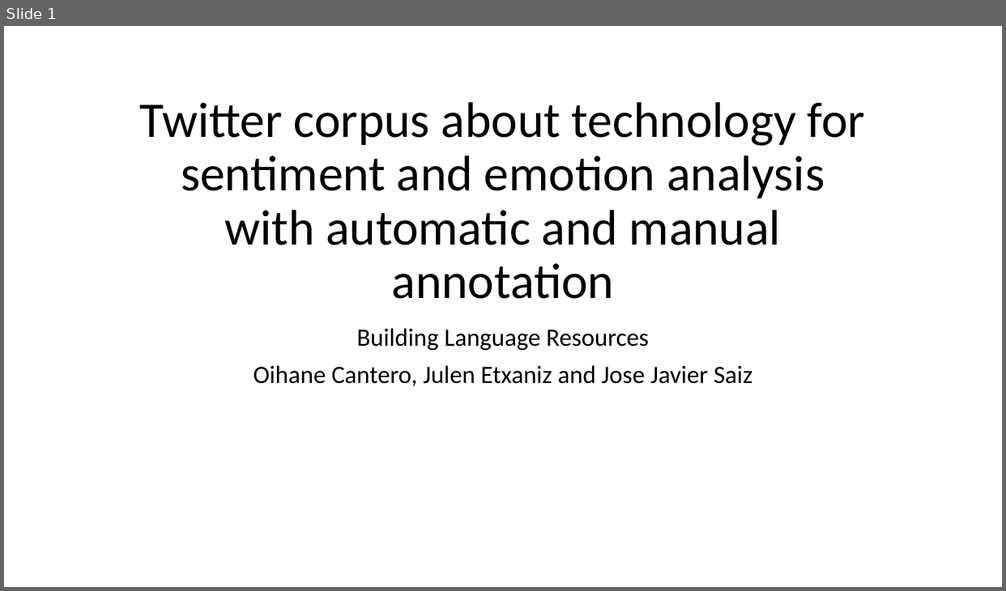
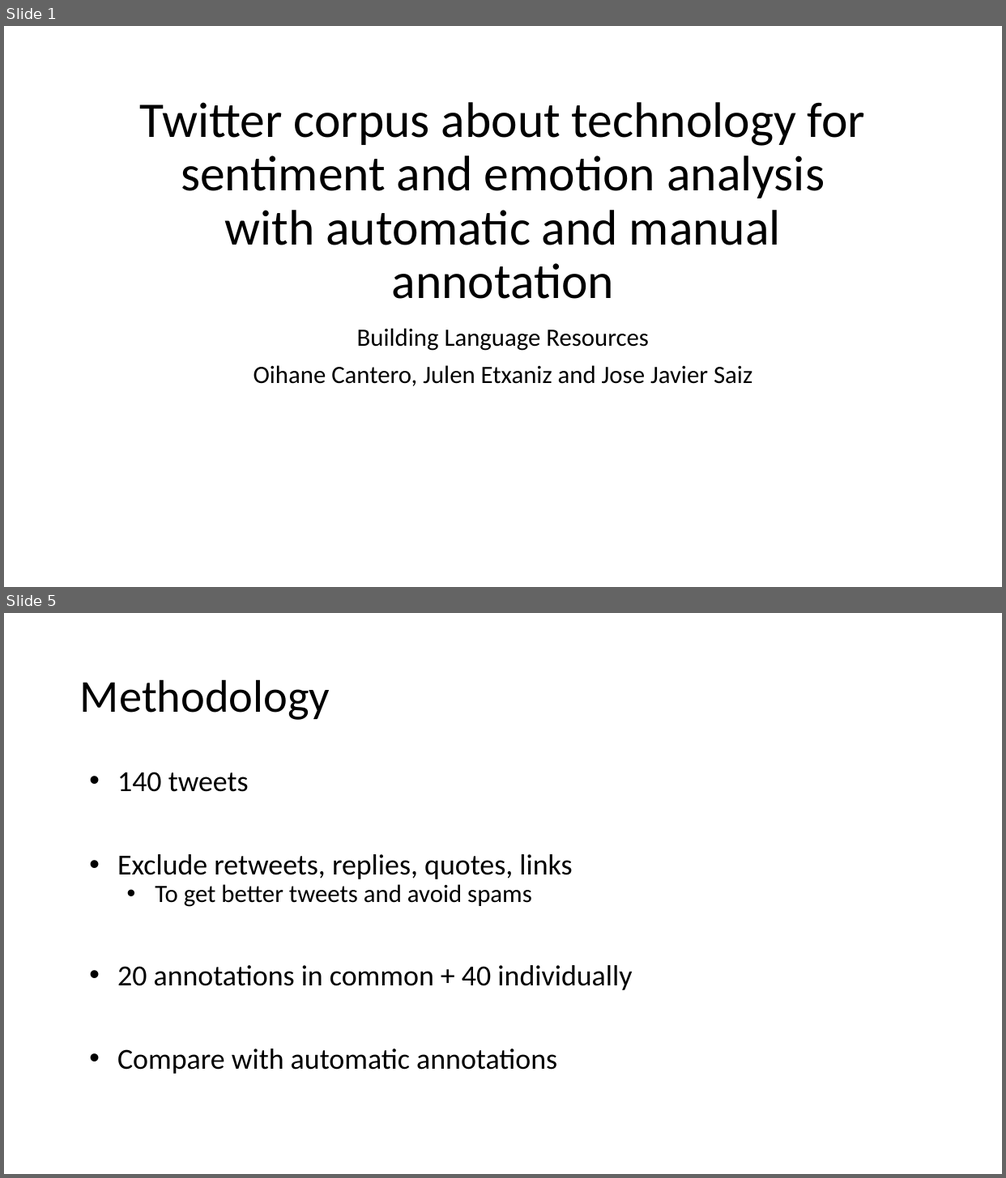
Before and after one commit to juletx/twitter-sentiment-emotion, a slide deck: slides/twitter_sentiment_emotion.pptx. Shown one above the other, each under a label of ours: slide 1 before the commit, slides 1 and 5 after it; the slides between them are not shown. The pictures are 1006x591 and 1006x1178 pixels, drawn with LibreOffice and Linux fonts; fonts in the diff are those of the drawing. Boxes give left, top, right and bottom in pixels: in the first picture for what was removed or moved away, otherwise in the second. Text is boxed around its words. In the diff, an @@ line names an element or a change of style, - is before the commit and + after.

```diff
--- a/slides/twitter_sentiment_emotion.pptx
+++ b/slides/twitter_sentiment_emotion.pptx
@@ slide 5 added at (4, 613, 1002, 1174), background #FFFFFF @@
@@ title added at (80, 679, 330, 720), 44 pt, text #000000 @@
+Methodology
@@ text added at (117, 772, 632, 1074), 28 pt, text #000000 @@
+• 140 tweets
+• Exclude retweets, replies, quotes, links
+  • To get better tweets and avoid spams
+• 20 annotations in common + 40 individually
+• Compare with automatic annotations
```
Also in this commit, not shown: 14 other slides added.
